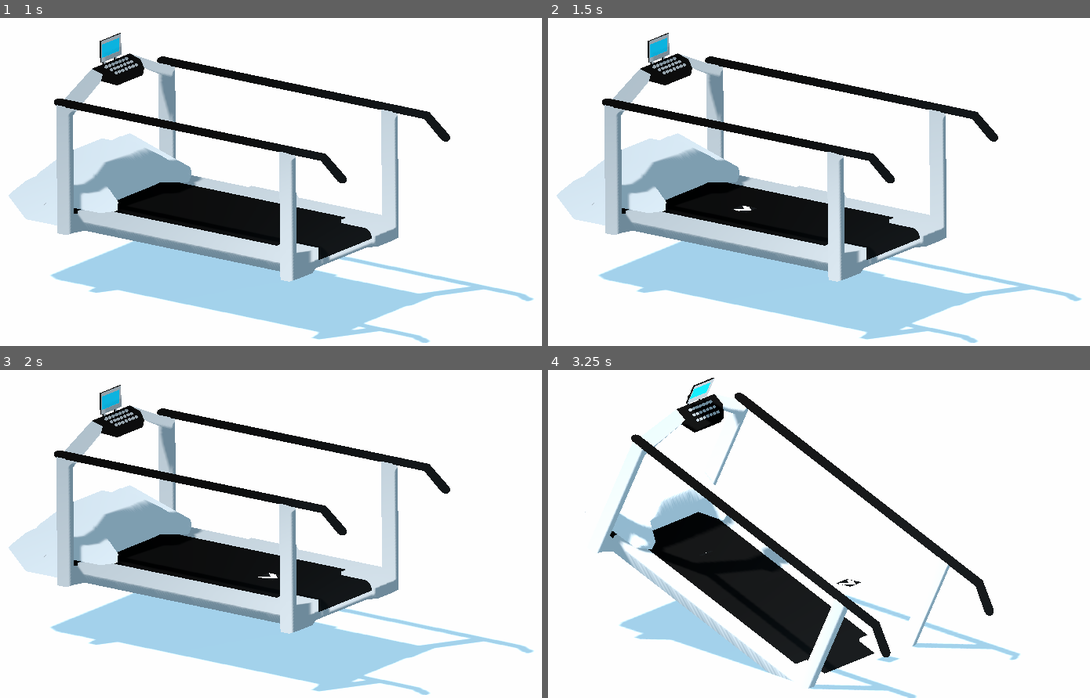
Above: before the commit, frames 1-4 (two rows, left to right).
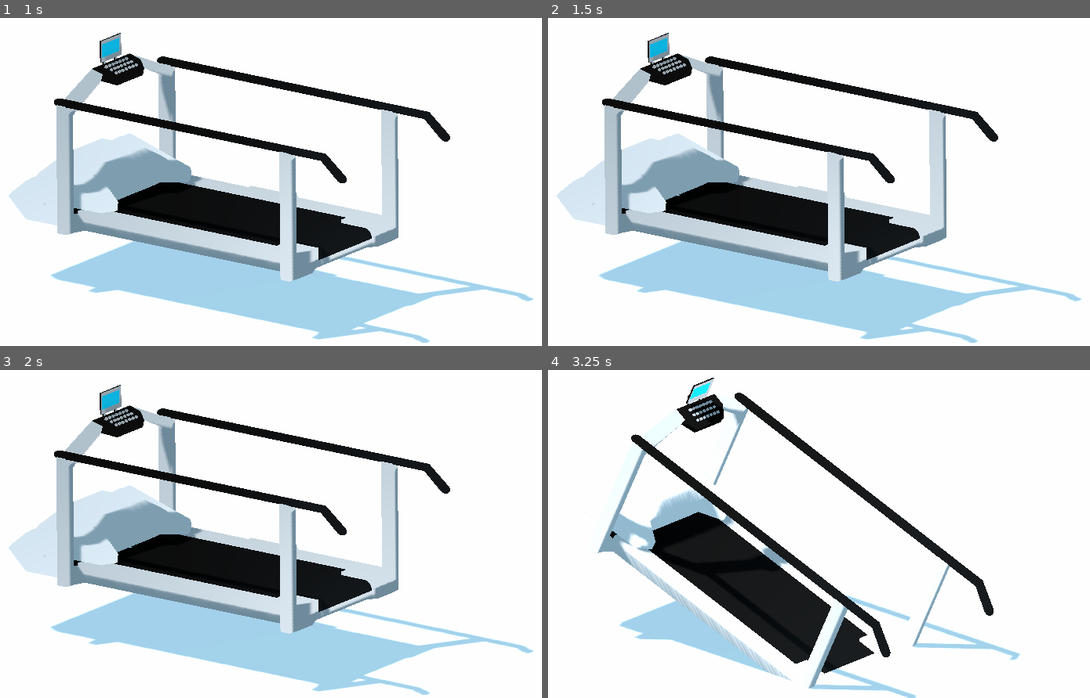
Above: after the commit, the same moments.

Repository: ConstantVennin/MonarkTreadmill3D
Game: Godot game, scene res://Main.tscn
Same seed, same stepped clock (60 frames per second), same inputs: the game is played once before the commit and once after it. This scene is started directly instead of the project's main scene.
Inputs:
- Up to frame 1 (1 s): tap Enter (ui_accept) at 0.5, 0.77 s; hold Right (move_right) from 0.53 s (still down); hold D (decrease) from 0.53 s (still down); tap I (increase) at 0.8 s
- Up to frame 2 (1.5 s): tap Enter (ui_accept) at 1.25 s; release Right (move_right) at 1.28 s; release D (decrease) at 1.28 s; hold Down (move_back) from 1.28 s (still down); tap I (increase) at 1.35 s
- Up to frame 3 (2 s): keep holding Down (move_back); tap Enter (ui_accept) at 1.52 s; tap D (decrease) at 1.55 s
- Up to frame 4 (3.25 s): tap Enter (ui_accept) at 2, 3.02 s; release Down (move_back) at 2.03 s; hold Right (move_right) 2.03-2.78 s; hold A (abaisser) 2.03-2.78 s; tap I (increase) at 2.3 s; hold Up (move_forward) from 2.78 s (still down); tap D (decrease) at 2.85 s

Frame 1 is identical in both runs. In frame 2, less than 0.1% of the frame differs, in the area x 23-38%, y 53-59%; in frame 3, less than 0.1%; in frame 4, less than 0.1%, in the area x 29-65%, y 55-90%.

Commit message:
correction bug grace à process

Diff:
--- a/Main.gd
+++ b/Main.gd
@@ -2,17 +2,17 @@
 
 export(PackedScene) var mob_scene
 
+var url = "http://localhost:8080/instructions";
+
 var currentTime = 0
 var currentDistance = 0
 var currentElevation = 0
-var currentSpeed = 0
+var currentSpeed = 10
 
 var serverTime = 0
 var serverDistance = 0
 var serverElevation = 0
 var serverSpeed = 0
-
-var speed2=10
 
 func _ready():
 	randomize()
@@ -20,11 +20,21 @@
 	#$Stream.play()
 
 
+func _read_Last_Instructions():
+	$HTTPRequest.request(url)
 
 
-
-func _read_Last_Instructions():
-	pass
+func _process(delta):
+	if(Input.is_action_pressed("read_datas")):
+		_read_Last_Instructions()
+	if Input.is_action_pressed("decrease") and currentSpeed > 0:
+		$MobTimer.wait_time += 0.05
+		currentSpeed-=0.5
+		print("currentSpeed:", currentSpeed)
+	if Input.is_action_pressed("increase") and currentSpeed < 20 :
+		$MobTimer.wait_time -= 0.05
+		currentSpeed+=0.5
+		print("currentSpeed:", currentSpeed)
 
 
 func _send_Infos():
@@ -40,8 +50,6 @@
 	var mob = mob_scene.instance()
 	var direction = Vector3.ZERO
 
-
-
 	# Choose a random location on Path2D.
 	var mob_spawn_location = get_node("SpawnPath/SpawnLocation")
 	mob_spawn_location.unit_offset = randf()
@@ -51,16 +59,8 @@
 	add_child(mob)
 	# We connect the mob to the score label to update the score upon squashing a mob.
 	mob.connect("squashed", $UserInterface/ScoreLabel, "_on_Mob_squashed")
-	mob.initialize(mob_spawn_location.translation, player_position, speed2)
-	if Input.is_action_pressed("decrease") :
-		$MobTimer.wait_time += 0.05
-	if Input.is_action_pressed("increase") and $MobTimer.wait_time>0.2 :
-		$MobTimer.wait_time -= 0.05
-	if Input.is_action_pressed("decrease") :
-		speed2-=0.5
-	if Input.is_action_pressed("increase"):
-		speed2+=0.5
-	print("speed2:", speed2)
+	mob.initialize(mob_spawn_location.translation, player_position, currentSpeed)
+
 
 func _on_Player_hit():
 	$MobTimer.stop()
@@ -72,4 +72,5 @@
 
 func _on_HTTPRequest_request_completed(result, response_code, headers, body):
 	var json = JSON.parse(body.get_string_from_utf8())
-	print(json.result)
+	var api_result = json.result
+	print(api_result[0])
--- a/Mob.gd
+++ b/Mob.gd
@@ -41,7 +41,7 @@
 	#	speed-=1
 	#if Input.is_action_pressed("increase"):
 	#	speed+=1
-	velocity = Vector3.UP * speed2
+	velocity = Vector3.UP * 10
 	# We then rotate the vector based on the mob's Y rotation to move in the direction it's looking.
 	velocity = velocity.rotated(Vector3.UP, rotation.y)
 
--- a/project.godot
+++ b/project.godot
@@ -61,6 +61,11 @@
 "events": [ Object(InputEventKey,"resource_local_to_scene":false,"resource_name":"","device":0,"alt":false,"shift":false,"control":false,"meta":false,"command":false,"pressed":false,"scancode":16777233,"physical_scancode":0,"unicode":0,"echo":false,"script":null)
  ]
 }
+read_datas={
+"deadzone": 0.5,
+"events": [ Object(InputEventKey,"resource_local_to_scene":false,"resource_name":"","device":0,"alt":false,"shift":false,"control":false,"meta":false,"command":false,"pressed":false,"scancode":16777346,"physical_scancode":0,"unicode":0,"echo":false,"script":null)
+ ]
+}
 
 [physics]
 
